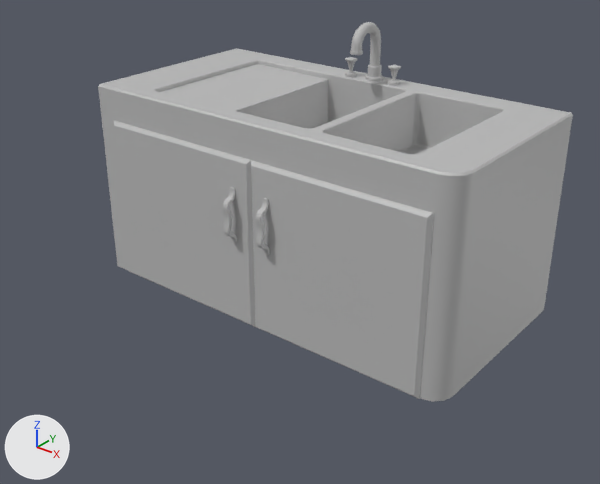
What one commit did to the FBX model Assets/04_Models/Cuisine/Evier.fbx.
Before and after are seen from a 50 mm lens placed at (2.27, -2.97, 2.08), pointed at (0.11, -0.27, 0.41). Every picture has the same lights, and +X, +Y and +Z are marked at lower left. Where no turn or scale is listed for an object, it has been applied to the vertices.

The first picture shows 'Evier', 'Porte_Evier_Droite', 'Porte_Evier_Gauche', 'Robinet'.
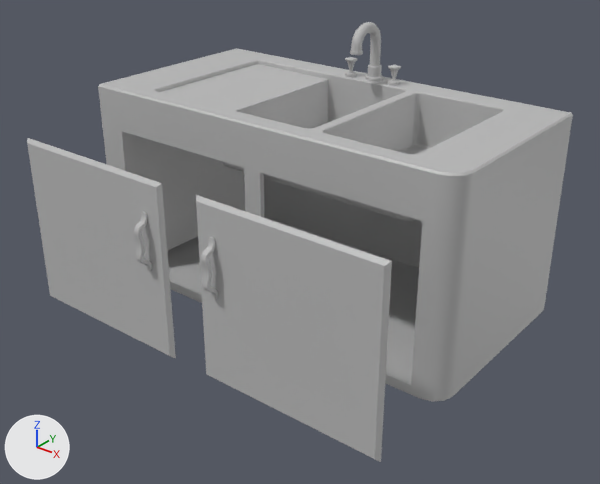
What differs and where, as boxes (x1, y1, x2, y2) in the pictures (600 x 484 px):
```json
{"object": "Porte_Evier_Droite", "change": "moved", "before": [251, 160, 434, 399], "after": [196, 195, 392, 462]}
{"object": "Porte_Evier_Gauche", "change": "moved", "before": [114, 121, 256, 327], "after": [27, 138, 176, 358]}
```

Scene script edits in JSON lines:
```json
{"op": "set", "path": "ob_porte_evier_gauche.location", "old": "(-0.9, -0.461, 0.0)", "new": "(-1.004, -0.884, 0.0)"}
{"op": "set", "path": "ob_porte_evier_droite.location", "old": "(0.9, -0.461, 0.0)", "new": "(0.99, -0.884, 0.0)"}
```
